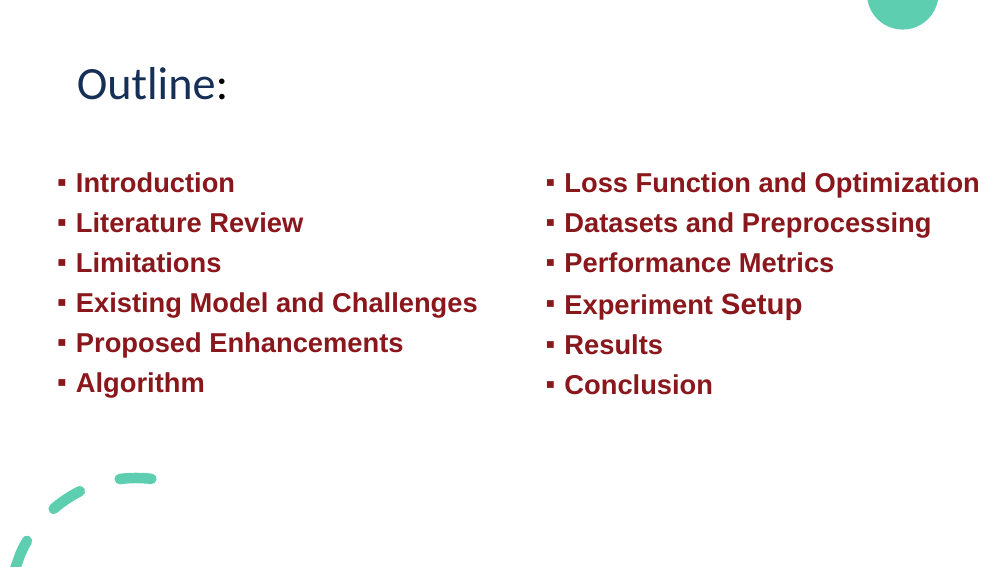
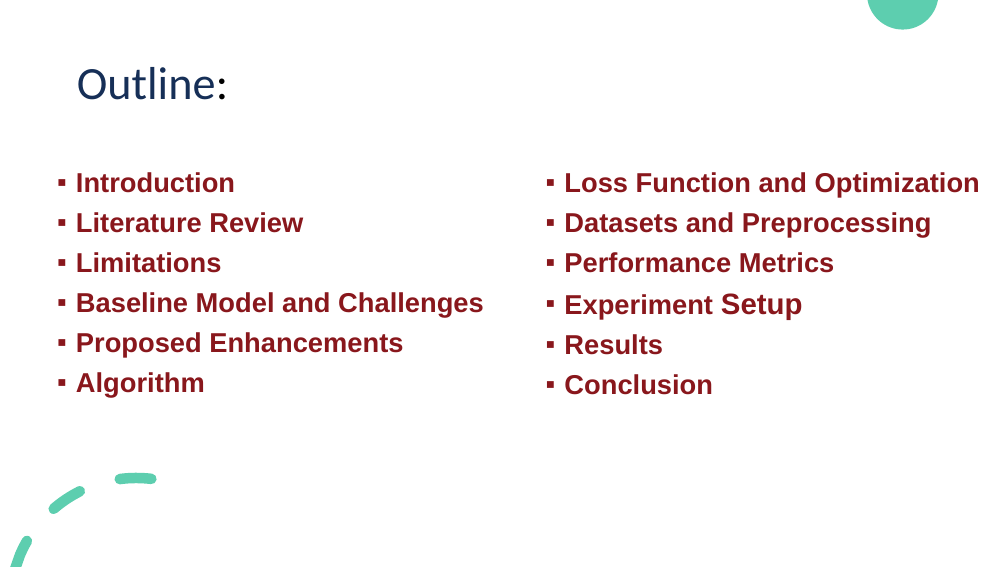
Before and after one commit to BRAIN-Lab-AI/Enhanced-K-Replay, a slide deck: slide 2 of presentation.pptx. Drawn at 1008x567 pixels with LibreOffice and Linux fonts; fonts in the diff are those of the drawing. Boxes give left, top, right and bottom in pixels: in the first picture for what was removed or moved away, otherwise in the second. Text is boxed around its words. In the diff, an @@ line names an element or a change of style, - is before the commit and + after.

```diff
--- a/presentation.pptx
+++ b/presentation.pptx
@@ text at (76,292,484,317): text changed @@
-▪ Existing Model and Challenges
+▪ Baseline Model and Challenges
```
Also in this commit, not shown: 12 other slides changed, 2 slides added.
